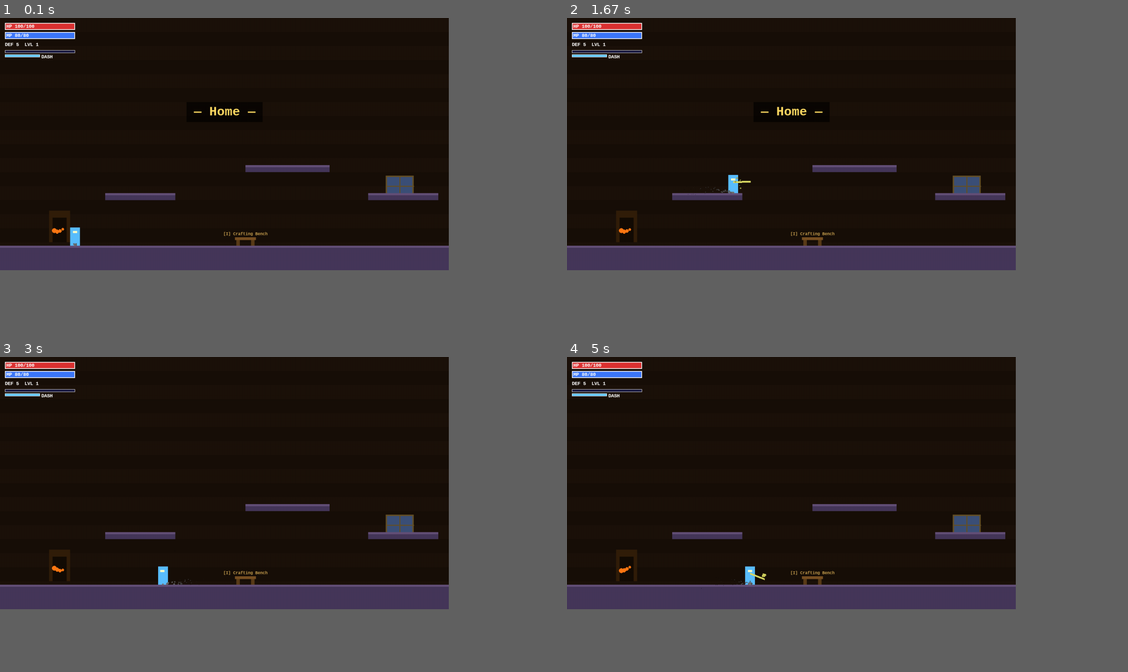
Above: before the commit, frames 1-4 (two rows, left to right).
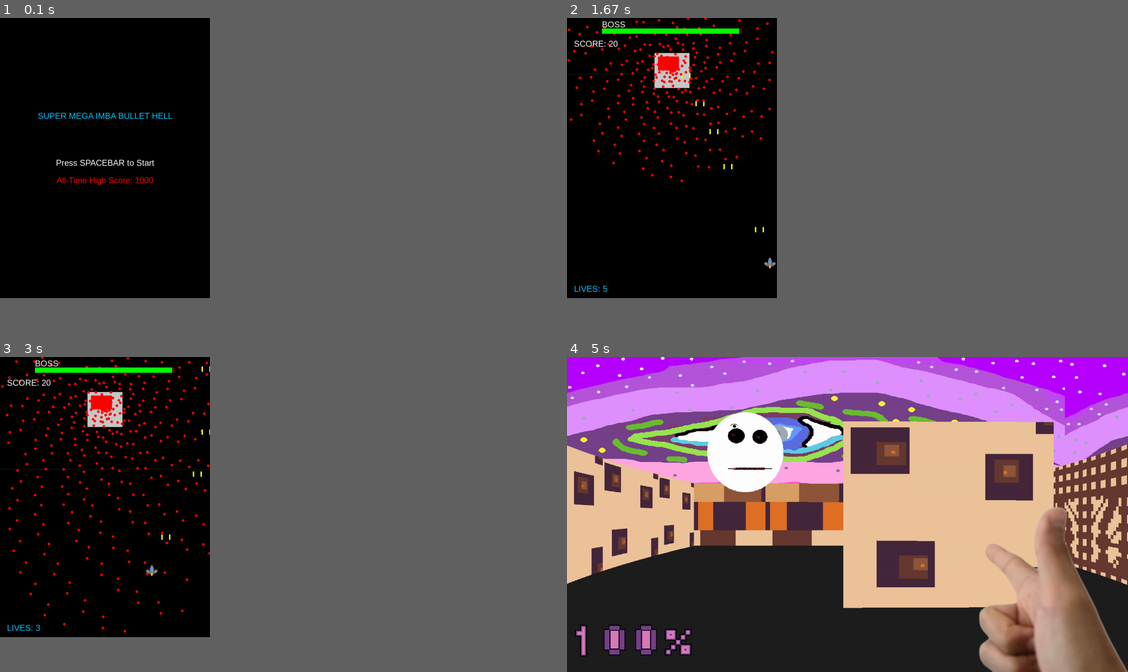
Above: after the commit, the same moments.

Repository: kyrusoo/uni-pygame
Game: pygame game, started from main.py
Two runs of this game, one before a commit and one after it. Both use one fixed random seed, a clock stepped at 60 frames per second and the inputs below.
Inputs:
- Up to frame 1 (0.1 s): no input
- Up to frame 2 (1.67 s): tap Space at 0.33 s; hold Z 0.67-1.13 s; hold Right 0.67-1.13 s; hold Right 1.17-1.63 s; tap Z at 1.23, 1.53 s
- Up to frame 3 (3 s): hold Up 1.67-1.97 s; tap Z at 1.73, 2.07, 2.37, 2.57, 2.87 s; hold Right 2-2.47 s; hold Left from 2.5 s (still down)
- Up to frame 4 (5 s): release Left at 3.03 s; hold Down 3.07-3.37 s; tap Z at 3.13, 3.47, 3.77, 3.9, 4.3, 4.6, 4.97 s; hold Left 3.4-3.8 s; hold Up 3.83-4.2 s; hold Right 4.23-4.87 s; hold N from 4.9 s (still down); hold Down from 4.9 s (still down)
In our replay, in frame 1 the window is 900x506 before the commit and 421x562 after it. These sizes can differ from the game's own. Grey fills any space a smaller window leaves; there, only what the larger window draws over its background counts as a difference.

The runs differ from the first frame. In frame 1, 21% of the frame differs, in the area x 0-80%, y 0-81%; in frame 2, 22%; in frame 3, 22%; in frame 4, 80%, in the area x 0-100%, y 0-100%.

Commit message:
feat: add sequential game launcher (bullet hell → maze → boss rush)

Diff:
--- /dev/null
+++ b/bullet_hell/game/high_score.json
@@ -0,0 +1 @@
+{"high_score": 1000}
--- a/bullet_hell/game/main.py
+++ b/bullet_hell/game/main.py
@@ -1,6 +1,11 @@
 import pygame
 import sys
 import json
+import os
+
+# Allow running standalone too
+sys.path.insert(0, os.path.dirname(__file__))
+
 from settings import *
 from player import *
 from bullets import *
@@ -10,16 +15,14 @@
 
 class Game:
     def __init__(self):
-        pygame.init()
         self.screen = pygame.display.set_mode((WIDTH, HEIGHT))
+        pygame.display.set_caption("SUPER MEGA IMBA BULLET HELL")
         self.clock = pygame.time.Clock()
         self.font = pygame.font.SysFont("Arial", 24)
 
         self.state = "START_MENU"
-
         self.score = 0
-        self.high_score = self.load_high_score()  # Core Feature: Data Persistence
-
+        self.high_score = self.load_high_score()
         self.reset_game()
 
     def reset_game(self):
@@ -27,7 +30,6 @@
         self.player = Player()
         self.boss = Boss()
 
-        # Sprite Groups
         self.all_sprites = pygame.sprite.Group()
         self.enemy_bullets = pygame.sprite.Group()
         self.player_bullets = pygame.sprite.Group()
@@ -35,7 +37,6 @@
         self.all_sprites.add(self.player)
         self.all_sprites.add(self.boss)
 
-        # Player Stats
         self.player_health = PLAYER_MAX_HEALTH
         self.player_shoot_cooldown = 0
         self.score = 0
@@ -46,7 +47,6 @@
                 data = json.load(f)
                 return data.get("high_score", 0)
         except (FileNotFoundError, json.JSONDecodeError):
-            print("bruh")
             return 0
 
     def save_high_score(self):
@@ -56,76 +56,59 @@
                 with open(SCORE_FILE, "w") as f:
                     json.dump({"high_score": self.high_score}, f)
             except IOError:
-                print("Error: Could not save high score to file.")
+                pass
 
     def handle_collisions(self):
-        # 1. Player Bullets hitting the Boss (Using Circle Hitbox)
         boss_hits = pygame.sprite.spritecollide(self.boss, self.player_bullets, True, pygame.sprite.collide_circle)
         for bullet in boss_hits:
             self.boss.health -= bullet.damage
             self.score += 10
-        # 2. Enemy Bullets hitting the Player (Using Circle Hitbox)
         player_hits = pygame.sprite.spritecollide(self.player, self.enemy_bullets, True, pygame.sprite.collide_circle)
         if player_hits:
             self.player_health -= 1
             if self.player_health <= 0:
-                print("Game Over!")
                 self.save_high_score()
                 self.state = "GAME_OVER"
 
     def draw_ui(self):
-        # BOSS HEALTH BAR
         bar_width = 400
         bar_height = 15
         bar_x = (WIDTH - bar_width) // 2
         bar_y = 30
-        # Calculate health percentage
         health_ratio = self.boss.health / self.boss.max_health
         current_bar_width = int(bar_width * health_ratio)
-
-        # Draw Red Background, then Green Current Health
         pygame.draw.rect(self.screen, (100, 0, 0), (bar_x, bar_y, bar_width, bar_height))
         if current_bar_width > 0:
             pygame.draw.rect(self.screen, (0, 255, 0), (bar_x, bar_y, current_bar_width, bar_height))
-
-        boss_text = self.font.render("BOSS", True, WHITE)
-        self.screen.blit(boss_text, (bar_x, bar_y - 25))
-
-        player_text = self.font.render(f"LIVES: {self.player_health}", True, BLUE)
-        self.screen.blit(player_text, (20, HEIGHT - 40))
-
-        score_txt = self.font.render(f"SCORE: {self.score}", True, WHITE)
-        self.screen.blit(score_txt, (20, 60))
+        self.screen.blit(self.font.render("BOSS", True, WHITE), (bar_x, bar_y - 25))
+        self.screen.blit(self.font.render(f"LIVES: {self.player_health}", True, BLUE), (20, HEIGHT - 40))
+        self.screen.blit(self.font.render(f"SCORE: {self.score}", True, WHITE), (20, 60))
 
     def draw_menus(self):
         self.screen.fill(BLACK)
-
         if self.state == "START_MENU":
             title = self.font.render("SUPER MEGA IMBA BULLET HELL", True, BLUE)
             instruction = self.font.render("Press SPACEBAR to Start", True, WHITE)
             hi_score = self.font.render(f"All-Time High Score: {self.high_score}", True, RED)
-
             self.screen.blit(title, (WIDTH // 2 - title.get_width() // 2, HEIGHT // 3))
             self.screen.blit(instruction, (WIDTH // 2 - instruction.get_width() // 2, HEIGHT // 2))
             self.screen.blit(hi_score, (WIDTH // 2 - hi_score.get_width() // 2, HEIGHT // 2 + 50))
-
         elif self.state == "GAME_OVER":
             title = self.font.render("GAME OVER", True, RED)
             final_score = self.font.render(f"Your Score: {self.score}", True, WHITE)
-            instruction = self.font.render("Press R to Restart or Q to Quit", True, BLUE)
-
+            instruction = self.font.render("Press R to Restart  |  Q to Quit  |  N for Next Game", True, BLUE)
             self.screen.blit(title, (WIDTH // 2 - title.get_width() // 2, HEIGHT // 3))
             self.screen.blit(final_score, (WIDTH // 2 - final_score.get_width() // 2, HEIGHT // 2))
             self.screen.blit(instruction, (WIDTH // 2 - instruction.get_width() // 2, HEIGHT // 2 + 50))
 
     def run(self):
+        """Returns True to continue to next game, False to quit."""
         while True:
             current_time = pygame.time.get_ticks()
 
             for event in pygame.event.get():
                 if event.type == pygame.QUIT:
-                    pygame.quit()
-                    sys.exit()
+                    return False
                 if event.type == pygame.KEYDOWN:
                     if self.state == "START_MENU" and event.key == pygame.K_SPACE:
                         self.state = "PLAYING"
@@ -134,42 +117,41 @@
                             self.reset_game()
                             self.state = "PLAYING"
                         elif event.key == pygame.K_q:
-                            pygame.quit()
-                            sys.exit()
-
+                            return False
+                        elif event.key == pygame.K_n:
+                            return True  # advance to next game
 
             if self.state == "PLAYING":
                 keys = pygame.key.get_pressed()
                 if keys[pygame.K_z] and current_time > self.player_shoot_cooldown:
-                    # Shoot two bullets from the wings
                     b1 = PlayerBullet(self.player.rect.left + 5, self.player.rect.top)
                     b2 = PlayerBullet(self.player.rect.right - 5, self.player.rect.top)
                     self.all_sprites.add(b1, b2)
                     self.player_bullets.add(b1, b2)
-                    self.player_shoot_cooldown = current_time + 120 # Fires every 120 milliseconds
+                    self.player_shoot_cooldown = current_time + 120
 
                 if self.boss.alive():
                     self.boss.shoot(self.all_sprites, self.enemy_bullets)
-                elif self.boss.alive() != True and self.state == "PLAYING":
+                elif self.state == "PLAYING":
                     self.save_high_score()
                     self.state = "GAME_OVER"
 
-
-                # Updates
                 self.map.update()
                 self.all_sprites.update()
                 self.handle_collisions()
 
-                # Rendering Order
                 self.map.draw(self.screen)
                 self.all_sprites.draw(self.screen)
-                self.player.draw_focus_dot(self.screen)  # Draw dot over the ship
-                self.draw_ui()  # Draw UI last so it is on top of everything
+                self.player.draw_focus_dot(self.screen)
+                self.draw_ui()
             else:
                 self.draw_menus()
 
             pygame.display.flip()
             self.clock.tick(FPS)
 
+
 if __name__ == "__main__":
+    pygame.init()
     Game().run()
+    pygame.quit()
--- a/main.py
+++ b/main.py
@@ -1,59 +1,128 @@
 #!/usr/bin/env python3
 # =============================================================================
-# main.py — Entry point with scene manager integration
+# main.py — Top-level launcher
 #
-# This version delegates ALL game logic to SceneManager.
-# Main loop only handles:
-#   - Window/clock setup
-#   - Event collection
-#   - scene_manager.update() + scene_manager.draw()
+# Runs the three games in sequence:
+#   1. Bullet Hell  (bullet_hell/game/)
+#   2. Maze FPS     (maze/)
+#   3. Boss Rush    (src/ + scene_manager)
 #
-# The old boss-only logic is now inside scene_manager.py as one of 4 zones.
+# Each game returns True  → advance to the next one
+#                  False → quit immediately
 # =============================================================================
 
 import sys
 import os
 import pygame
 
-# Ensure src package is importable when run from project root
-sys.path.insert(0, os.path.dirname(__file__))
-
-from src.settings import *
-from src.scene_manager import SceneManager
-from src.ui import UI
+ROOT = os.path.dirname(__file__)
 
 
-def main():
-    pygame.init()
-    screen = pygame.display.set_mode((SCREEN_WIDTH, SCREEN_HEIGHT))
-    pygame.display.set_caption(TITLE)
+def run_bullet_hell():
+    """Launch bullet_hell. Returns True to continue, False to quit."""
+    game_dir = os.path.join(ROOT, "bullet_hell", "game")
+    sys.path.insert(0, game_dir)
+
+    # Import lazily so path is set first
+    from bullet_hell.game.main import Game as BulletHellGame
+
+    pygame.display.set_caption("Game 1 — Bullet Hell")
+    result = BulletHellGame().run()
+
+    # Clean up bullet_hell modules so they don't clash with later imports
+    _purge_modules(["settings", "player", "bullets", "map", "boss"])
+    sys.path.pop(0)
+    return result
+
+
+def run_maze():
+    """Launch maze. Returns True to continue, False to quit."""
+    game_dir = os.path.join(ROOT, "maze")
+    sys.path.insert(0, game_dir)
+
+    from maze.main import Game as MazeGame
+
+    pygame.display.set_caption("Game 2 — Maze FPS")
+    result = MazeGame().run()
+
+    _purge_modules(["settings", "map", "player", "raycasting",
+                    "object_renderer", "sprite_object", "object_handler",
+                    "weapon", "sound", "pathfinding", "npc"])
+    sys.path.pop(0)
+    return result
+
+
+def run_boss_rush():
+    """Launch boss rush. Returns True when done, False to quit."""
+    sys.path.insert(0, ROOT)
+
+    from src.settings import SCREEN_WIDTH, SCREEN_HEIGHT, TITLE, FPS
+    from src.scene_manager import SceneManager
+    from src.ui import UI
+
+    pygame.display.set_mode((SCREEN_WIDTH, SCREEN_HEIGHT))
+    pygame.display.set_caption("Game 3 — " + TITLE)
     clock = pygame.time.Clock()
 
-    # ── Initialize scene manager (handles everything) ─────────────────────
     scene_mgr = SceneManager()
     ui = UI()
 
     running = True
     while running:
-        # ── Delta time ────────────────────────────────────────────────────
         raw_dt = clock.tick(FPS) / 1000.0
-        dt = min(raw_dt, 0.05)  # clamp to avoid spiral of death
+        dt = min(raw_dt, 0.05)
 
-        # ── Collect events ────────────────────────────────────────────────
         events = pygame.event.get()
         for event in events:
             if event.type == pygame.QUIT:
-                running = False
+                return False
 
         keys = pygame.key.get_pressed()
-
-        # ── Update (scene manager does everything) ────────────────────────
         scene_mgr.update(dt, keys, events)
 
-        # ── Draw ──────────────────────────────────────────────────────────
+        screen = pygame.display.get_surface()
         scene_mgr.draw(screen, ui)
+        pygame.display.flip()
 
-        pygame.display.flip()
+        # End condition: player won or game over → show screen, then exit
+        if scene_mgr.victory or scene_mgr.game_over:
+            # Let the UI show the end screen for a moment, then exit on keypress
+            for event in pygame.event.get():
+                if event.type == pygame.QUIT:
+                    return False
+                if event.type == pygame.KEYDOWN and event.key == pygame.K_q:
+                    return False
+                if event.type == pygame.KEYDOWN and event.key == pygame.K_r:
+                    scene_mgr._restart()
+
+    sys.path.pop(0)
+    return True
+
+
+def _purge_modules(names):
+    """Remove named modules from sys.modules to avoid import conflicts."""
+    for name in names:
+        sys.modules.pop(name, None)
+
+
+def main():
+    pygame.init()
+
+    # ── Game 1: Bullet Hell ───────────────────────────────────────────────
+    print("[Launcher] Starting Game 1: Bullet Hell")
+    if not run_bullet_hell():
+        pygame.quit()
+        sys.exit()
+
+    # ── Game 2: Maze FPS ──────────────────────────────────────────────────
+    print("[Launcher] Starting Game 2: Maze FPS")
+    if not run_maze():
+        pygame.quit()
+        sys.exit()
+
+    # ── Game 3: Boss Rush ─────────────────────────────────────────────────
+    print("[Launcher] Starting Game 3: Boss Rush")
+    run_boss_rush()
 
     pygame.quit()
     sys.exit()
--- a/maze/main.py
+++ b/maze/main.py
@@ -1,5 +1,9 @@
 import pygame as pg
 import sys
+import os
+
+sys.path.insert(0, os.path.dirname(__file__))
+
 from settings import *
 from map import *
 from player import *
@@ -11,16 +15,19 @@
 from sound import *
 from pathfinding import *
 
+
 class Game:
     def __init__(self):
-        pg.init()
         pg.mouse.set_visible(False)
         self.screen = pg.display.set_mode(RES)
+        pg.display.set_caption("Maze — FPS")
         self.clock = pg.time.Clock()
         self.delta_time = 1
         self.global_trigger = False
         self.global_event = pg.USEREVENT + 0
         pg.time.set_timer(self.global_event, 40)
+        self._done = False     # set True to exit loop
+        self._next = True      # True = advance to next game, False = quit
         self.new_game()
 
     def new_game(self):
@@ -41,31 +48,38 @@
         self.weapon.update()
         pg.display.flip()
         self.delta_time = self.clock.tick(FPS)
-        pg.display.set_caption(f'{self.clock.get_fps() :.1f}')
+        pg.display.set_caption(f'{self.clock.get_fps():.1f}')
 
     def draw(self):
-        # self.screen.fill('black')
         self.object_renderer.draw()
         self.weapon.draw()
-        # self.map.draw()
-        # self.player.draw()
 
     def check_events(self):
         self.global_trigger = False
         for event in pg.event.get():
-            if event.type == pg.QUIT or (event.type == pg.KEYDOWN and event.key == pg.K_ESCAPE):
-                pg.quit()
-                sys.exit()
+            if event.type == pg.QUIT:
+                self._done = True
+                self._next = False
+            elif event.type == pg.KEYDOWN:
+                if event.key == pg.K_ESCAPE:
+                    self._done = True
+                    self._next = True   # ESC = skip to next game
             elif event.type == self.global_event:
                 self.global_trigger = True
             self.player.single_fire_event(event)
 
     def run(self):
-        while True:
+        """Returns True to continue to next game, False to quit."""
+        while not self._done:
             self.check_events()
             self.update()
             self.draw()
+        pg.mouse.set_visible(True)
+        return self._next
+
 
 if __name__ == '__main__':
+    pg.init()
     game = Game()
     game.run()
+    pg.quit()
--- a/maze/sound.py
+++ b/maze/sound.py
@@ -12,4 +12,4 @@
         self.npc_shot = pg.mixer.Sound(self.path + 'npc_shot.wav')
         self.player_pain = pg.mixer.Sound(self.path + 'player_pain.wav')
         self.theme = pg.mixer.music.load(self.path + 'theme.mp3')
-        pg.mixer.music.set_volume(0.01)
+        pg.mixer.music.set_volume(0.2)
